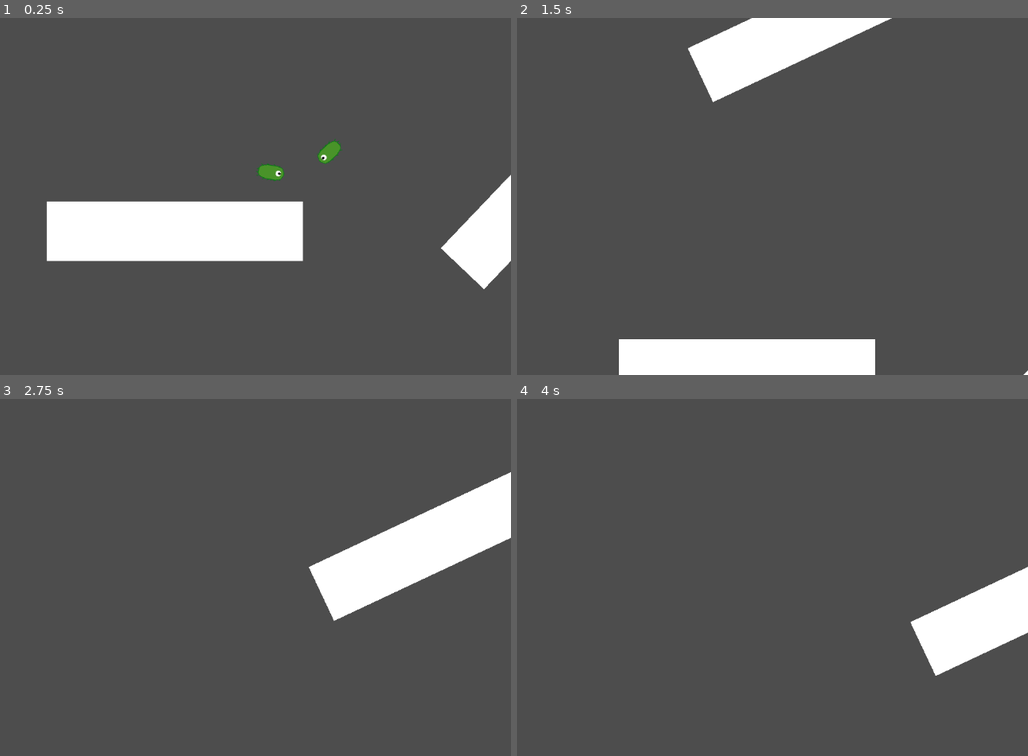
Above: before the commit, frames 1-4 (two rows, left to right).
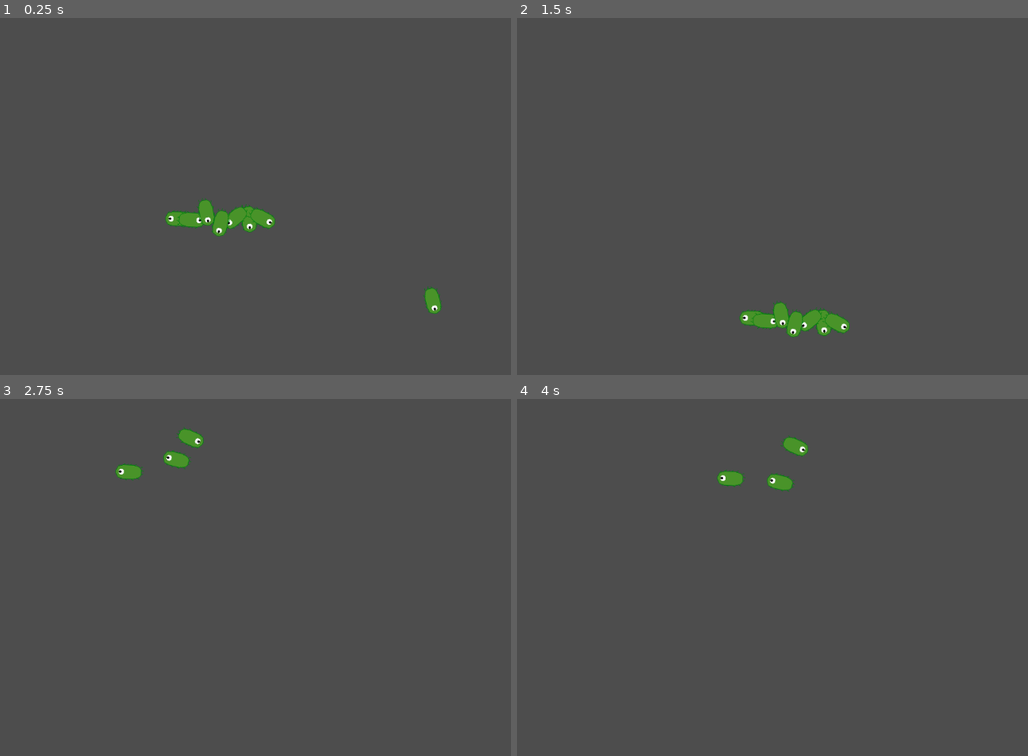
Above: after the commit, the same moments.

Repository: Frozen-Owl-nest/evolution-godot
Game: Godot game, scene res://scene.tscn
The game is run twice, just before and just after one commit, with the same random seed, the same clock (stepped at 60 frames per second) and the same inputs.
Inputs (mouse positions are in pixels of both pictures, inside the frame that each line leads up to):
- Up to frame 1 (0.25 s): no input
- Up to frame 2 (1.5 s): move the mouse to (849, 178) at 0.52 s; click (849, 178) at 0.67 s; move the mouse to (583, 214) at 1.27 s; click (583, 214) at 1.42 s
- Up to frame 3 (2.75 s): move the mouse to (255, 498) at 2.02 s; click (255, 498) at 2.17 s
- Up to frame 4 (4 s): move the mouse to (680, 648) at 2.77 s; click (680, 648) at 2.92 s; move the mouse to (900, 631) at 3.52 s; click (900, 631) at 3.67 s

The runs differ from the first frame. In frame 1, 11% of the frame differs, in the area x 9-100%, y 33-83%; in frame 2, 11%; in frame 3, 7.5%; in frame 4, 4.4%.

Commit message:
adding mutations

Diff:
--- /dev/null
+++ b/Scripts/agent.gd
@@ -0,0 +1,43 @@
+extends Node
+
+@onready var repceptor_1 = $Receptor_1
+@onready var repceptor_2 = $Receptor_2
+@onready var repceptor_3 = $Receptor_3
+
+var Network = load("res://Scripts/neuronNetwork.gd").NeuralNetwork
+var Prefab = load("res://agent.tscn")
+
+var speed = 1
+var rot = randf()
+var mutation_rate: float = 1
+var time = randf()
+var energy = 600
+var network = Network.new(4, 3, [2,3])
+
+func _physics_process(delta):
+	var output = network.get_output([int(repceptor_1.is_colliding()), int(repceptor_2.is_colliding()), int(repceptor_3.is_colliding()), energy/1000])
+	speed = output[0] * 0.1
+	self.linear_velocity = Vector2.UP.rotated(self.rotation) * abs(speed) * 1000
+
+	energy -= abs(speed)
+	rot = output[1] * 2 * PI
+	time += delta
+	self.rotation = rot
+	if energy <= 0:
+		self.queue_free()
+	if output[2] > 0.5 and energy > 500:
+		var child_instance = Prefab.instantiate()
+		child_instance.position = Vector2(0,0)
+		self.get_parent().add_child(child_instance)
+		energy -= 500
+
+func mutate():
+	var new_network = network.Duplicate()
+	for layer in new_network.layers:
+		for neuron in layer.neurons:
+			for i in range(neuron.weights.size()):
+				if randf() < mutation_rate:
+					neuron.weights[i] += randf() * 2 - 1
+					if randf() < mutation_rate:
+						neuron.bias += randf() * 2 - 1
+	return new_network
--- /dev/null
+++ b/Scripts/generator.gd
@@ -0,0 +1,9 @@
+extends Node
+
+var Agent = load("res://agent.tscn")
+
+func _ready():
+	for i in range(10):
+		var agent_instance = Agent.instantiate()
+		self.get_parent().add_child.call_deferred(agent_instance)
+		agent_instance.position = Vector2(randf_range(-1000, 1000),randf_range(-1000, 1000))
--- a/neuronNetwork.gd
+++ b/Scripts/neuronNetwork.gd
@@ -54,7 +54,6 @@
 		for neuron_count in layer_sizes:
 			layers.append(Layer.new(input_size, neuron_count))
 			input_size = neuron_count
-		print(layers)
 
 	func get_output(input: Array) -> Array:
 		var output
--- a/agent.gd
+++ /dev/null
@@ -1,32 +0,0 @@
-extends Node
-
-@onready var repceptor_1 = $Receptor_1
-@onready var repceptor_2 = $Receptor_2
-@onready var repceptor_3 = $Receptor_3
-
-var Network = preload("res://neuronNetwork.gd").NeuralNetwork
-
-var speed = 1
-var rot = randf()
-var noise1 = FastNoiseLite.new()
-var noise2 = FastNoiseLite.new()
-var time = randf()
-var energy = 300
-var network = Network.new(4, 2, [2,2])
-
-func _ready():
-	noise1.seed = randi()
-	noise2.seed = randi()
-
-func _process(delta):
-	var output = network.get_output([int(repceptor_1.is_colliding()), int(repceptor_2.is_colliding()), int(repceptor_3.is_colliding()), energy/1000])
-	speed = output[0]
-	print(network.get_output([time, energy]))
-	var velocity = Vector2.UP.rotated(self.rotation) * abs(speed) * 10
-	energy -= abs(speed)
-	self.position += velocity
-	rot = output[1] * 2 * PI
-	time += delta
-	self.rotation = rot
-	if energy <= 0:
-		self.queue_free()
--- /dev/null
+++ b/agent.tscn
@@ -0,0 +1,29 @@
+[gd_scene load_steps=4 format=3 uid="uid://d33xkp643n8mv"]
+
+[ext_resource type="Script" path="res://Scripts/agent.gd" id="1_nei3x"]
+[ext_resource type="Texture2D" uid="uid://nrxacju5dbdn" path="res://Agent.png" id="1_v32ed"]
+
+[sub_resource type="CapsuleShape2D" id="CapsuleShape2D_ieqbv"]
+radius = 13.0
+height = 50.0
+
+[node name="Agent" type="RigidBody2D"]
+gravity_scale = 0.0
+can_sleep = false
+freeze_mode = 1
+script = ExtResource("1_nei3x")
+
+[node name="CollisionShape2D" type="CollisionShape2D" parent="."]
+shape = SubResource("CapsuleShape2D_ieqbv")
+
+[node name="Sprite2D" type="Sprite2D" parent="."]
+texture = ExtResource("1_v32ed")
+
+[node name="Receptor_1" type="RayCast2D" parent="."]
+target_position = Vector2(0, -100)
+
+[node name="Receptor_2" type="RayCast2D" parent="."]
+target_position = Vector2(0, -100)
+
+[node name="Receptor_3" type="RayCast2D" parent="."]
+target_position = Vector2(0, -100)
--- a/scene.tscn
+++ b/scene.tscn
@@ -1,96 +1,23 @@
-[gd_scene load_steps=7 format=3 uid="uid://ha14xwmu7jf2"]
+[gd_scene load_steps=4 format=3 uid="uid://ha14xwmu7jf2"]
 
-[ext_resource type="Script" path="res://agent.gd" id="1_54pvi"]
-[ext_resource type="Texture2D" uid="uid://nrxacju5dbdn" path="res://Agent.png" id="2_n5s0t"]
-[ext_resource type="Script" path="res://CameraControler.gd" id="3_ug4gh"]
+[ext_resource type="Script" path="res://Scripts/generator.gd" id="3_p8g3j"]
+[ext_resource type="Script" path="res://Scripts/CameraControler.gd" id="3_ug4gh"]
 
-[sub_resource type="CapsuleShape2D" id="CapsuleShape2D_nco4j"]
-radius = 13.0
-height = 48.0
-
-[sub_resource type="CanvasItemMaterial" id="CanvasItemMaterial_rq5lk"]
-
-[sub_resource type="RectangleShape2D" id="RectangleShape2D_jf5od"]
-size = Vector2(462, 108)
+[sub_resource type="RectangleShape2D" id="RectangleShape2D_vk6ju"]
+size = Vector2(239, 202)
 
 [node name="Scene" type="Node2D"]
-
-[node name="Agent_!" type="RigidBody2D" parent="."]
-position = Vector2(269, -196)
-rotation = -2.03271
-gravity_scale = 0.0
-script = ExtResource("1_54pvi")
-
-[node name="CollisionShape2D" type="CollisionShape2D" parent="Agent_!"]
-shape = SubResource("CapsuleShape2D_nco4j")
-
-[node name="Receptor_1" type="RayCast2D" parent="Agent_!"]
-target_position = Vector2(-40, -75)
-
-[node name="Receptor_2" type="RayCast2D" parent="Agent_!"]
-material = SubResource("CanvasItemMaterial_rq5lk")
-target_position = Vector2(40, -75)
-
-[node name="Receptor_3" type="RayCast2D" parent="Agent_!"]
-target_position = Vector2(0, -90)
-
-[node name="Sprite2D" type="Sprite2D" parent="Agent_!"]
-texture = ExtResource("2_n5s0t")
-
-[node name="Agent_2" type="RigidBody2D" parent="."]
-position = Vector2(0, -102)
-gravity_scale = 0.0
-script = ExtResource("1_54pvi")
-
-[node name="CollisionShape2D" type="CollisionShape2D" parent="Agent_2"]
-shape = SubResource("CapsuleShape2D_nco4j")
-
-[node name="Receptor_1" type="RayCast2D" parent="Agent_2"]
-target_position = Vector2(-40, -75)
-
-[node name="Receptor_2" type="RayCast2D" parent="Agent_2"]
-material = SubResource("CanvasItemMaterial_rq5lk")
-target_position = Vector2(40, -75)
-
-[node name="Receptor_3" type="RayCast2D" parent="Agent_2"]
-target_position = Vector2(0, -90)
-
-[node name="Sprite2D" type="Sprite2D" parent="Agent_2"]
-texture = ExtResource("2_n5s0t")
 
 [node name="Camera2D" type="Camera2D" parent="."]
 script = ExtResource("3_ug4gh")
 
-[node name="Wall" type="RigidBody2D" parent="."]
-gravity_scale = 0.0
+[node name="Field" type="Node2D" parent="."]
 
-[node name="CollisionShape2D" type="CollisionShape2D" parent="Wall"]
-position = Vector2(-83, 13)
-shape = SubResource("RectangleShape2D_jf5od")
+[node name="Area2D" type="Area2D" parent="Field"]
 
-[node name="Polygon2D" type="Polygon2D" parent="Wall"]
-polygon = PackedVector2Array(-315, -41, 149, -41, 149, 67, -315, 67)
+[node name="CollisionShape2D" type="CollisionShape2D" parent="Field/Area2D"]
+scale = Vector2(2, 2)
+shape = SubResource("RectangleShape2D_vk6ju")
 
-[node name="Wall2" type="RigidBody2D" parent="."]
-position = Vector2(112, -666)
-rotation = -0.439677
-gravity_scale = 0.0
-
-[node name="CollisionShape2D" type="CollisionShape2D" parent="Wall2"]
-position = Vector2(-83, 13)
-shape = SubResource("RectangleShape2D_jf5od")
-
-[node name="Polygon2D" type="Polygon2D" parent="Wall2"]
-polygon = PackedVector2Array(-315, -41, 149, -41, 149, 67, -315, 67)
-
-[node name="Wall3" type="RigidBody2D" parent="."]
-position = Vector2(550, -18)
-rotation = 2.33068
-gravity_scale = 0.0
-
-[node name="CollisionShape2D" type="CollisionShape2D" parent="Wall3"]
-position = Vector2(-83, 13)
-shape = SubResource("RectangleShape2D_jf5od")
-
-[node name="Polygon2D" type="Polygon2D" parent="Wall3"]
-polygon = PackedVector2Array(-315, -41, 149, -41, 149, 67, -315, 67)
+[node name="Generator" type="Node" parent="."]
+script = ExtResource("3_p8g3j")
Renamed: CameraControler.gd -> Scripts/CameraControler.gd
